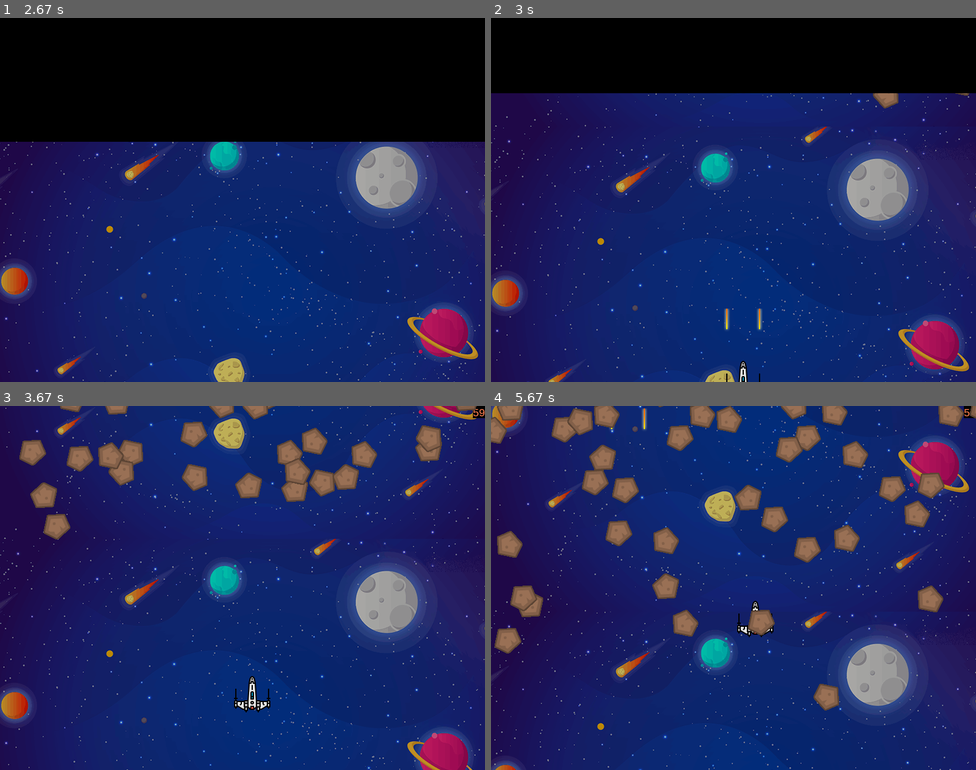
Above: before the commit, frames 1-4 (two rows, left to right).
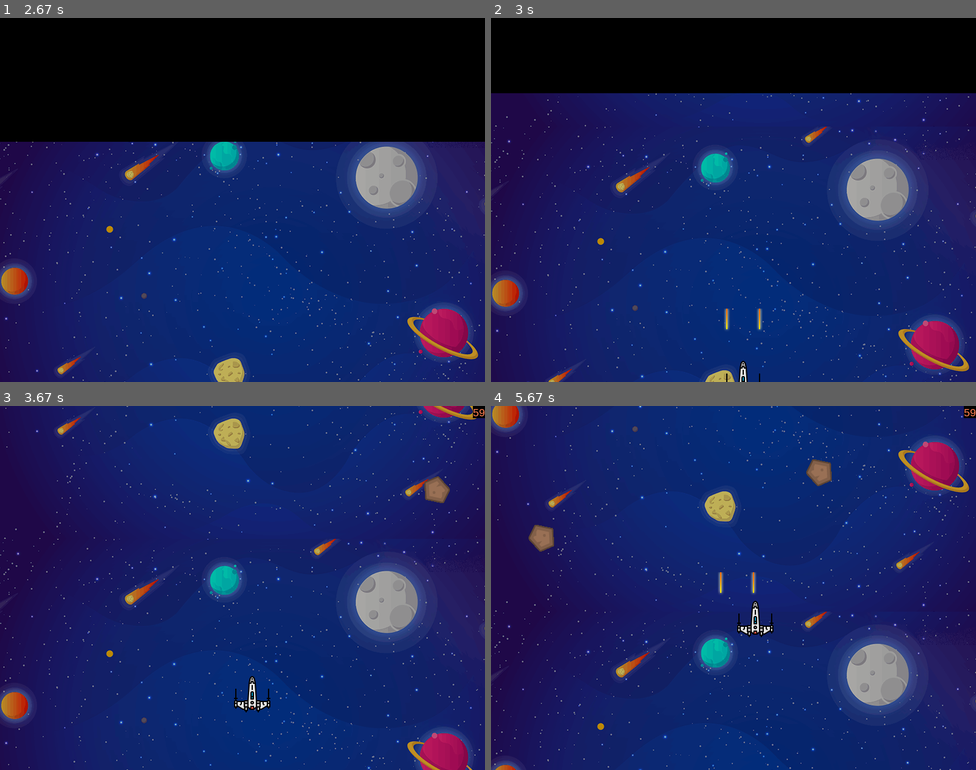
Above: after the commit, the same moments.

Repository: blamerra/pySpaceInvaders
Game: pygame game, started from main.py
Same seed, same stepped clock (60 frames per second), same inputs: the game is played once before the commit and once after it.
Inputs:
- Up to frame 1 (2.67 s): tap Space at 0.33, 1.67, 2.57 s
- Up to frame 2 (3 s): tap Space at 2.87 s
- Up to frame 3 (3.67 s): tap Space at 3.57 s
- Up to frame 4 (5.67 s): tap Space at 3.87, 4.13, 4.47, 4.77, 4.9, 5.3, 5.6 s; hold Down 4.07-4.37 s; hold Left 4.4-4.8 s; hold Up 4.83-5.2 s; hold Right from 5.23 s (still down)

Frame 1 is identical in both runs. In frame 2, 0.2% of the frame differs, in the area x 78-99%, y 20-25%; in frame 3, 5.9%; in frame 4, 10%, in the area x 0-100%, y 0-84%.

Commit message:
bullet fixes

Diff:
--- a/game.py
+++ b/game.py
@@ -1,4 +1,4 @@
-import pygame, random
+import pygame
 
 from settings import Settings
 from sprites.audio import Audio
@@ -9,8 +9,6 @@
 from sprites.meteor import Meteor
 from sprites.player import Player
 
-
-
 class Game:
     """Overall class to manage game assets and behavior."""
     SETTINGS = Settings()
@@ -18,6 +16,9 @@
     def __init__(self):
         """Initialize the game, and create game resources."""
         pygame.init()
+
+        self.game_over = False
+        self.score = 0
 
         # Screen creation
         pygame.display.set_icon(pygame.image.load(self.SETTINGS.screen_icon))
@@ -28,21 +29,31 @@
         self.clock = pygame.time.Clock()
 
         # Sprites creation
+        self.sprites = pygame.sprite.Group()
+
         self.audio = Audio()
+        self.sprites.add(self.audio)
+
         self.bullet = Bullet()
         self.background = Background()
         self.frontend = Frontend(self.screen)
+
+        self.player = Player()
+
+        self.sprites.add(self.background, self.bullet, self.player)
         self.fps = Fps()
-        self.player = Player()
-        self.sprites = pygame.sprite.Group()
-        self.sprites.add(self.audio, self.background, self.bullet, self.player, self.fps)
+        self.sprites.add(self.fps)
 
+        # Meteors
         # TODO refactor carga de imagenes en una clase
         meteor_image = pygame.image.load(self.SETTINGS.meteor_image).convert()
-        for i in range(200):
+        self.meteor_list = pygame.sprite.Group()
+        for i in range(25):
             meteor = Meteor(meteor_image)
             self.sprites.add(meteor)
+            self.meteor_list.add(meteor)
 
+        # Animacion de la cortinilla de inicio
         self.sprites.add(self.frontend)
 
         # Main loop running variables
@@ -62,16 +73,35 @@
                     self.bullet.fire(self.player.rect.x, self.player.rect.y)
 
     def run_logic(self):
-        pass
+        if not self.game_over:
+
+            self.clock.tick(self.SETTINGS.fps)
+            self.fps.set_fps(self.clock.get_fps())
+
+            self.sprites.update()
+
+            #print(self.bullet.status)
+
+            if self.bullet.status == self.bullet.STATUS_FIRED:
+                meteor_hit_list = pygame.sprite.spritecollide(self.bullet, self.meteor_list, True)
+                if len(meteor_hit_list) > 0:
+                    self.bullet.set_ready_status()
+                    self.score += 1
+                    '''
+                    for meteor in meteor_hit_list:
+                        self.score += 1
+                        print(self.score)
+                    '''
+                if len(self.meteor_list) == 0:
+                    print("GAME OVER")
+                    self.game_over = True
 
     def render_screen(self):
         # Render Screen
         if not self.pause:
             pygame.mixer.music.unpause()
-            self.clock.tick(self.SETTINGS.fps)
-            self.fps.set_fps(self.clock.get_fps())
 
-            self.sprites.update()
+            # self.sprites.update()
             self.sprites.draw(self.screen)
             pygame.display.update()
         else:
--- a/sprites/bullet.py
+++ b/sprites/bullet.py
@@ -25,8 +25,16 @@
             pygame.mixer.find_channel().play(self.sound)
             self.status = self.STATUS_FIRED
 
+    def set_ready_status(self):
+        self.status = self.STATUS_READY
+        self.rect.y = -self.rect.height
+
+    def move(self):
+        self.rect.y -= self.speed
+
     def update(self):
-        if self.rect.y > -self.rect.height and self.status == 1:
-            self.rect.y -= self.speed
+        if self.rect.y > (-self.rect.height) and self.status == self.STATUS_FIRED:
+            self.move()
         else:
-            self.status = self.STATUS_READY
+            self.set_ready_status()
+        print(self.rect.y)
--- a/sprites/frontend.py
+++ b/sprites/frontend.py
@@ -7,7 +7,6 @@
 
     def __init__(self, screen):
         super().__init__()
-
 
         self.rectangle_height = self.SETTINGS.screen_height
 
@@ -23,3 +22,6 @@
     def update(self):
         if self.rect.y < self.rectangle_height:
             self.rect.y -= self.speed
+        else:
+            ''' Una vez finalizada la animacion inicial puede eliminarse'''
+            self.kill()
